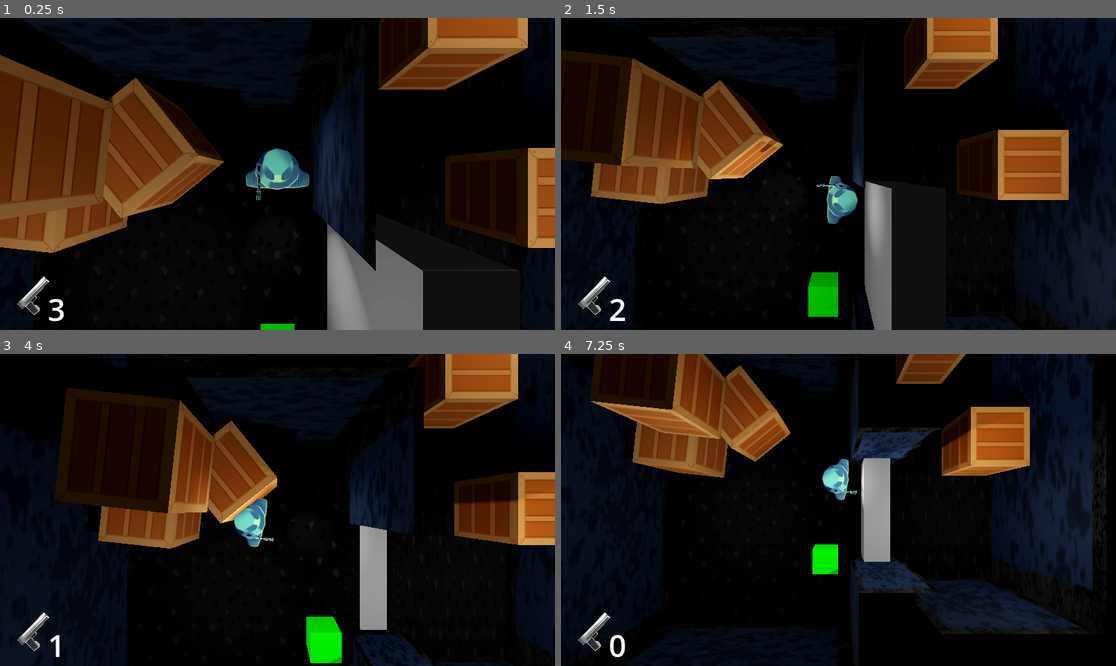
Above: before the commit, frames 1-4 (two rows, left to right).
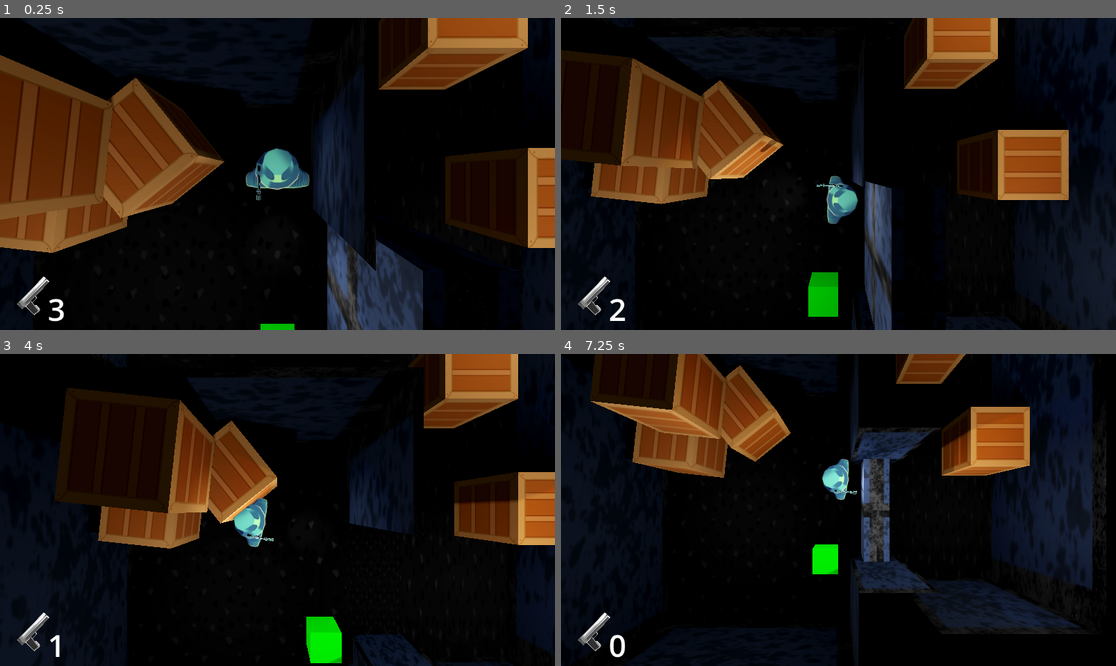
Above: after the commit, the same moments.

Repository: Evanator05/albertagamejam2023
Game: Godot game, scene res://Scenes/Game.tscn
The game is run twice, just before and just after one commit, with the same random seed, the same clock (stepped at 60 frames per second) and the same inputs.
Inputs (mouse positions are in pixels of both pictures, inside the frame that each line leads up to):
- Up to frame 1 (0.25 s): no input
- Up to frame 2 (1.5 s): move the mouse to (960, 158) at 0.52 s; hold D (moveRight) 0.53-1.28 s; tap E (interact) at 0.6 s; move the mouse to (727, 189) at 1.27 s; hold S (moveDown) from 1.28 s (still down); click (727, 189) at 1.35 s
- Up to frame 3 (4 s): move the mouse to (333, 441) at 2.02 s; release S (moveDown) at 2.03 s; hold D (moveRight) 2.03-2.78 s; tap E (interact) at 2.1, 3.6 s; move the mouse to (249, 572) at 2.77 s; hold W (moveUp) 2.78-3.53 s; click (249, 572) at 2.85 s; move the mouse to (444, 556) at 3.52 s; hold A (moveLeft) from 3.53 s (still down)
- Up to frame 4 (7.25 s): move the mouse to (672, 463) at 4.27 s; click (672, 463) at 4.35 s; move the mouse to (866, 510) at 5.02 s; release A (moveLeft) at 5.03 s; hold S (moveDown) 5.03-5.78 s; tap E (interact) at 5.1, 6.6 s; move the mouse to (755, 432) at 5.77 s; hold D (moveRight) 5.78-6.53 s; click (755, 432) at 5.85 s; move the mouse to (960, 494) at 6.52 s; hold W (moveUp) from 6.53 s (still down)

The runs differ from the first frame. In frame 1, 4.4% of the frame differs, in the area x 58-94%, y 65-100%; in frame 2, 2.1%; in frame 3, 1.6%; in frame 4, 1.8%.

Commit message:
music changes

Diff:
--- a/Objects/Door.tscn
+++ b/Objects/Door.tscn
@@ -1,8 +1,15 @@
-[gd_scene load_steps=4 format=3 uid="uid://c1rkum0jnbvdo"]
+[gd_scene load_steps=6 format=3 uid="uid://c1rkum0jnbvdo"]
 
 [ext_resource type="Script" path="res://Scripts/Door.gd" id="1_vjq12"]
+[ext_resource type="Texture2D" uid="uid://bl6cgnpa5d3wg" path="res://Textures/Outer walls texture ( basic ).png" id="2_qu5rd"]
+
+[sub_resource type="StandardMaterial3D" id="StandardMaterial3D_dn8if"]
+albedo_texture = ExtResource("2_qu5rd")
+uv1_scale = Vector3(0.25, 0.25, 0.25)
+uv1_triplanar = true
 
 [sub_resource type="BoxMesh" id="BoxMesh_otmqb"]
+material = SubResource("StandardMaterial3D_dn8if")
 size = Vector3(4, 4, 1)
 
 [sub_resource type="BoxShape3D" id="BoxShape3D_idoms"]
--- a/Objects/Elevator.gd
+++ b/Objects/Elevator.gd
@@ -7,9 +7,13 @@
 	if used: return
 	if (body is Player):
 		used = true
+		Globals.musicManager.changeSong("res://Audio/Music/Elevator_Music.mp3", "res://Audio/Music/Elevator_Music.mp3")
+		Globals.musicManager.changeTrack(0)
 		Globals.mapSections.loadSection(levelId)
 		# Go to next Level
 		var tween = get_tree().create_tween()
-		tween.tween_property(self, "position:y", position.y+10, 5)
+		tween.tween_property(self, "position:y", position.y+10, 10)
 		await tween.finished
 		Globals.mapSections.unloadLastSection()
+		Globals.musicManager.changeSong("res://Audio/Music/Holding_Cell_Area_-_Calm.mp3", "res://Audio/Music/Holding_Cell_Area_-_Danger.mp3")
+		Globals.musicManager.changeTrack(0)
--- a/Scripts/Door.gd
+++ b/Scripts/Door.gd
@@ -10,7 +10,7 @@
 
 func open():
 	var tween = get_tree().create_tween()
-	tween.tween_property($StaticBody3D, "position:y", -4, 0.5)
+	tween.tween_property($StaticBody3D, "position:y", -4.1, 0.5)
 
 func close():
 	var tween = get_tree().create_tween()
--- a/Scripts/Globals.gd
+++ b/Scripts/Globals.gd
@@ -1,3 +1,4 @@
 extends Node
 
 var mapSections
+var musicManager
--- a/Scripts/MusicManager.gd
+++ b/Scripts/MusicManager.gd
@@ -4,6 +4,7 @@
 var currentTrackId:int = 0
 
 func _ready():
+	Globals.musicManager = self
 	changeSong("res://Audio/Music/Holding_Cell_Area_-_Calm.mp3", "res://Audio/Music/Holding_Cell_Area_-_Danger.mp3")
 	changeTrack(0)
 
--- a/project.godot
+++ b/project.godot
@@ -17,7 +17,6 @@
 
 [autoload]
 
-Levels="*res://Scripts/Levels.gd"
 Inventory="*res://Inventory/Inventory.gd"
 Globals="*res://Scripts/Globals.gd"
 
Not shown, changed: Audio/Music/Elevator_Music.mp3.import
